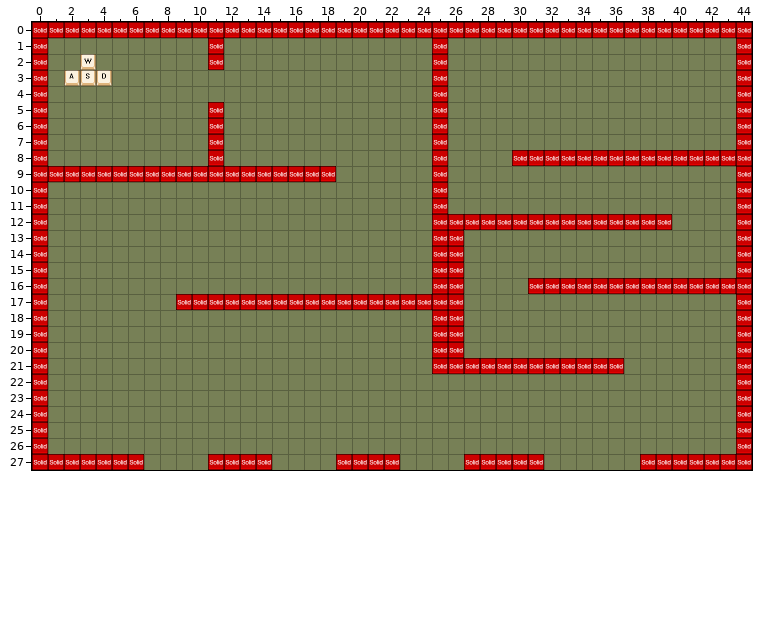
Level history. Tiled map: GitHub/data/tileset/level1.tmx. This is how it looked before the edit.
Cells are 32x32 px. Shown: x 0..44, y 0..27.
Once edited:
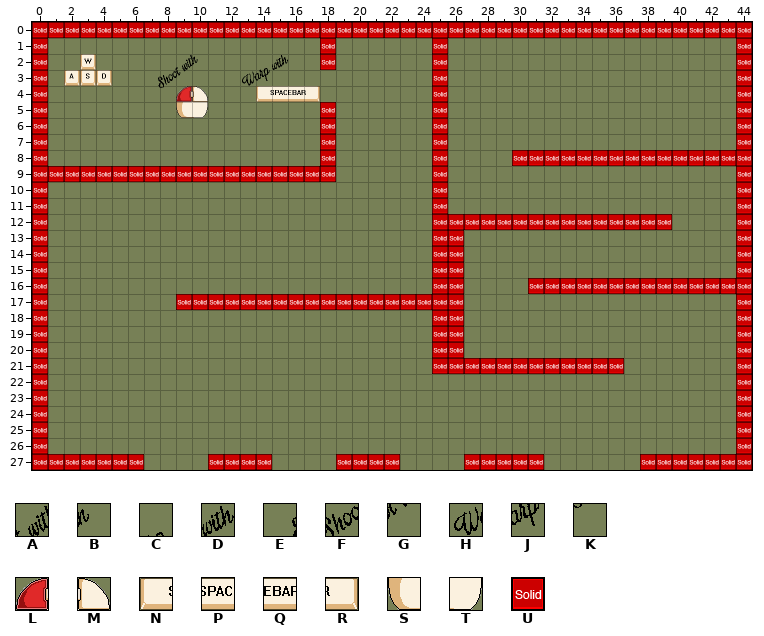
Key: from "gametileset": A 240, B 241, C 258, D 259, E 263, F 264, G 265, H 282, J 283, K 289, L 290, M 291, N 308, P 309, Q 310, R 311, S 315, T 316; from "metatiles32x32": U 0 "solid".
_ is an empty cell.
Diff:
Layer "Background":
Tile A is added in row 2 at x 9.
Tile B is added in row 2 at x 10.
Tile C is added in row 2 at x 14.
Tile D is added in row 2 at x 15.
Tile E is added in row 3 at x 7.
Tile F is added in row 3 at x 8.
Tile G is added in row 3 at x 9.
Tile H is added in row 3 at x 13.
Tile J is added in row 3 at x 14.
Tile K is added in row 4 at x 8.
Tile L is added in row 4 at x 9.
Tile M is added in row 4 at x 10.
Tile N is added in row 4 at x 14.
Tile P is added in row 4 at x 15.
Tile Q is added in row 4 at x 16.
Tile R is added in row 4 at x 17.
Tile S is added in row 5 at x 9.
Tile T is added in row 5 at x 10.
The tile that lay hidden is removed in rows 1 to 2 at x 11; in rows 5 to 8 at x 11.
Layer "collision":
Tile U is added in rows 1 to 2 at x 18; in rows 5 to 8 at x 18.
Tile U is removed in rows 1 to 2 at x 11; in rows 5 to 8 at x 11.
Changed places in both pictures, as pixel boxes (x1, y1, x2, y2):
changed: (158, 38, 224, 166)
added: (242, 38, 336, 166)
